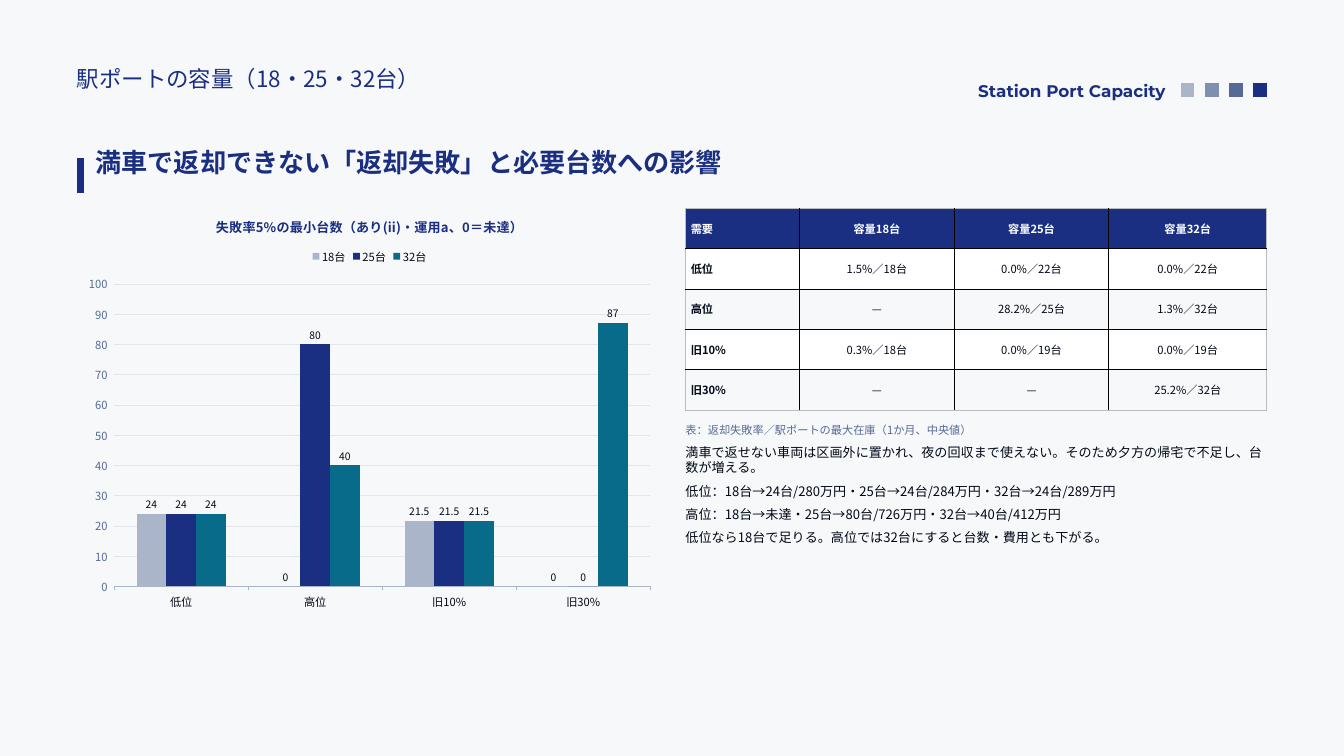
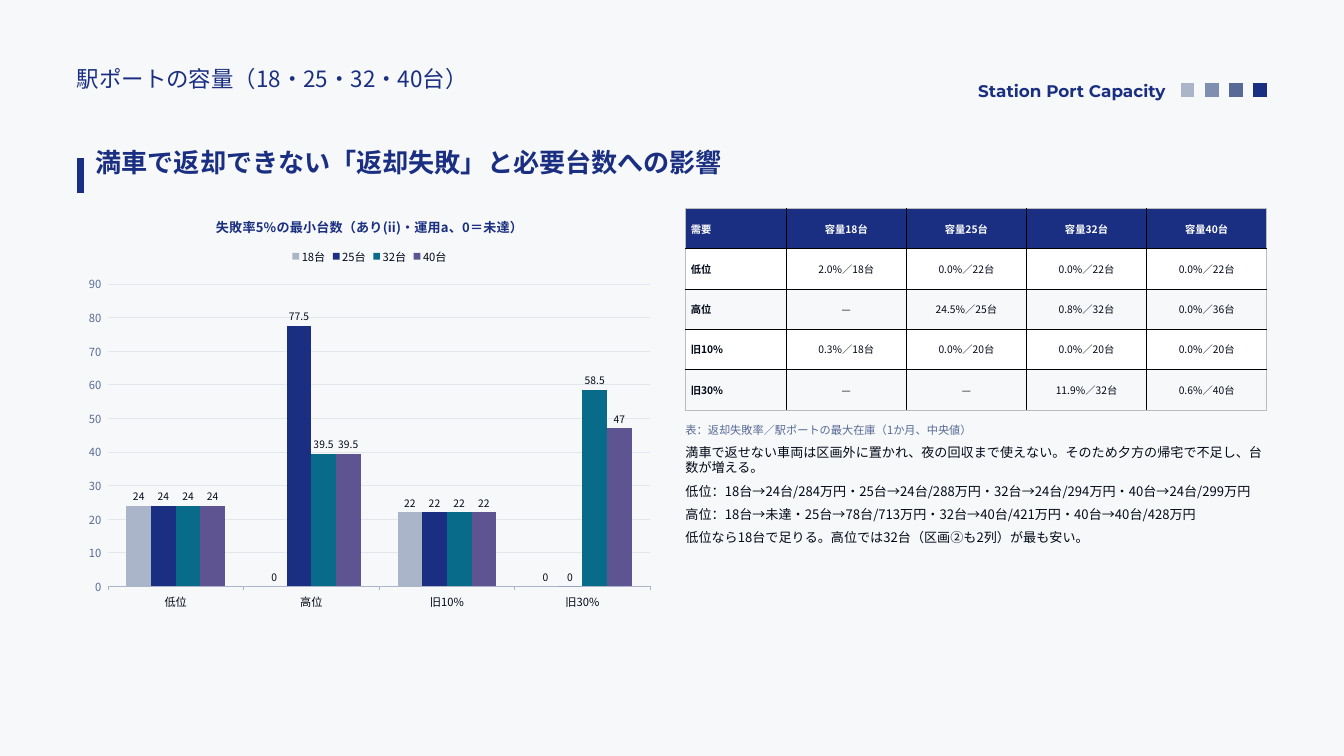
Before and after one commit to saigaeno-cmd/mikuri_sim, a slide deck: slide 10 of data/output/study/報告_モビリティシェア検討.pptx. Drawn at 1344x756 pixels with LibreOffice and Linux fonts; fonts in the diff are those of the drawing. Boxes give left, top, right and bottom in pixels: in the first picture for what was removed or moved away, otherwise in the second. Text is boxed around its words. In the diff, an @@ line names an element or a change of style, - is before the commit and + after.

```diff
--- a/data/output/study/報告_モビリティシェア検討.pptx
+++ b/data/output/study/報告_モビリティシェア検討.pptx
@@ text at box(77, 68, 468, 89): text changed @@
-駅ポートの容量（18・25・32台）
+駅ポートの容量（18・25・32・40台）
@@ column chart at box(77, 202, 662, 618) @@
@@ 18台, 旧10%: 21.5 to 22 @@
@@ 25台, 高位: 80 to 77.5 @@
@@ 25台, 旧10%: 21.5 to 22 @@
@@ 32台, 高位: 40 to 39.5 @@
@@ 32台, 旧10%: 21.5 to 22 @@
@@ 32台, 旧30%: 87 to 58.5 @@
+40台: 24, 39.5, 22, 47
@@ table at box(685, 208, 1267, 410) @@
-column 2: 容量18台 | 1.5%／18台 | — | 0.3%／18台 | —
-column 3: 容量25台 | 0.0%／22台 | 28.2%／25台 | 0.0%／19台 | —
-column 4: 容量32台 | 0.0%／22台 | 1.3%／32台 | 0.0%／19台 | 25.2%／32台
+column 2: 容量18台 | 2.0%／18台 | — | 0.3%／18台 | —
+column 3: 容量25台 | 0.0%／22台 | 24.5%／25台 | 0.0%／20台 | —
+column 4: 容量32台 | 0.0%／22台 | 0.8%／32台 | 0.0%／20台 | 11.9%／32台
+column 5: 容量40台 | 0.0%／22台 | 0.0%／36台 | 0.0%／20台 | 0.6%／40台
@@ text at box(685, 485, 1250, 543): text changed @@
-低位：18台→24台/280万円・25台→24台/284万円・32台→24台/289万円
-高位：18台→未達・25台→80台/726万円・32台→40台/412万円
-低位なら18台で足りる。高位では32台にすると台数・費用とも下がる。
+低位：18台→24台/284万円・25台→24台/288万円・32台→24台/294万円・40台→24台/299万円
+高位：18台→未達・25台→78台/713万円・32台→40台/421万円・40台→40台/428万円
+低位なら18台で足りる。高位では32台（区画②も2列）が最も安い。
```
Also in this commit, not shown: 21 other slides changed, 2 slides added, 7 other files.
